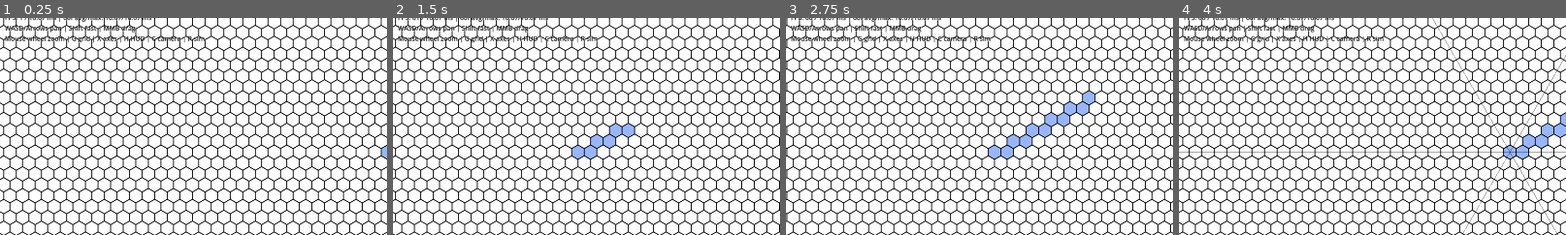
Above: before the commit, frames 1-4 (left to right).
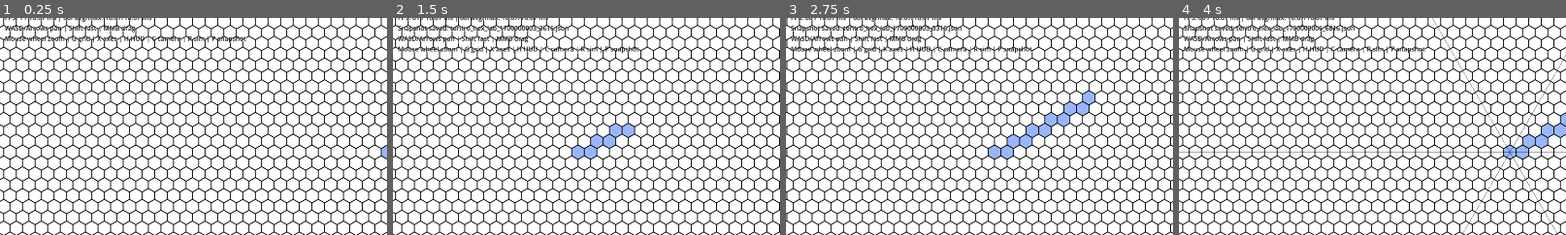
Above: after the commit, the same moments.

Repository: Kanturna/teritro
Game: Godot game, scene res://scenes/hex_lab.tscn
Two runs of this game, one before a commit and one after it. Both use one fixed random seed, a clock stepped at 60 frames per second and the inputs below.
Inputs (mouse positions are % of the whole screen's width and height, from its top left):
- Up to frame 1 (0.25 s): no input
- Up to frame 2 (1.5 s): tap Enter at 0.5 s; move the mouse to (72, 45) at 0.52 s; hold D 0.53-1.25 s; tap P at 0.6 s; click (72, 45) at 0.67 s; drag from (30, 55) to (45, 70) at 1.27 s
- Up to frame 3 (2.75 s): tap Space at 2 s; move the mouse to (60, 28) at 2.02 s; hold D from 2.03 s (still down); tap C at 2.1 s; click (60, 28) at 2.17 s; tap P at 2.3 s
- Up to frame 4 (4 s): release D at 2.75 s; drag from (45, 70) to (20, 35) at 2.77 s; tap Enter at 3.5 s; move the mouse to (80, 65) at 3.52 s; hold A from 3.53 s (still down); tap X at 3.6 s; click (80, 65) at 3.67 s; tap P at 3.8 s
The pictures show only the part of the screen within x 0-50%, y 19-69%; the shares and areas given below are measured in that part.

The runs differ from the first frame. In frame 1, 0.1% of the frame differs, in the area x 53-64%, y 8-12%; in frame 2, 2.3%, in the area x 1-64%, y 3-17%; in frame 3, 2.3%; in frame 4, 2.2%.

Commit message:
perf(debug): add performance snapshots and calibrate grid cap
WHAT:
- Add DebugOverlay snapshot capture and JSON save support under user://debug_snapshots.
- Add P hotkey and HUD feedback for snapshot save/failure in HexLab.
- Lower full_grid_candidate_limit from 6000 to 3000 and use visible map cells for cap decisions.
- Add headless tests for snapshot roundtrip, live provider metrics, P hotkey, and grid-cap behavior.
- Add Slice 8.2 plan and update STATUS, NEXT_STEPS, DECISIONS, and FINDINGS.

WHY:
- User testing showed territory rendering is stable after Slice 8, but grid-on Full-LOD movement still drops hard around 5300 candidates.
- Future performance reviews need reproducible JSON evidence instead of screenshots and remembered FPS values.

IMPACT:
- Performance states can be captured as structured snapshot files.
- Default zoom still shows the grid, while larger Full-LOD debug-grid views are hidden earlier by cap.
- Debug-grid behavior remains separate from future terrain/world rendering.

VALIDATION:
- Godot headless hex_grid_math_test.gd passed.
- Godot headless territory_sim_test.gd passed.
- Godot headless hex_debug_metrics_test.gd passed.
- Godot headless hex_lab_smoke_test.gd passed.
- git diff --check passed.

DOCS:
- Added docs/PLAN_SLICE_8_2.md.
- Updated STATUS.md, NEXT_STEPS.md, DECISIONS.md, and FINDINGS.md.

RISKS:
- Manual Godot editor measurement is still deferred.
- Grid renderer architecture remains deferred; this slice only adds measurement and conservative cap protection.

FOLLOW-UP:
- Use snapshots to measure grid off/on behavior at about 500, 1000, and 2000 owned cells.
- Decide later whether grid needs shader, chunked mesh, TileMapLayer, or another non-_draw render path.

Diff:
--- a/src/debug/debug_overlay.gd
+++ b/src/debug/debug_overlay.gd
@@ -2,6 +2,8 @@
 class_name DebugOverlay
 
 const HISTORY_SIZE := 60
+const SNAPSHOT_SCHEMA_VERSION := 1
+const SNAPSHOT_DIR := "user://debug_snapshots"
 
 enum DetailMode {
 	COMPACT,
@@ -12,6 +14,8 @@
 var _detail_mode := DetailMode.COMPACT
 var _frame_ms_history: Array[float] = []
 var _renderer_draw_ms_history: Array[float] = []
+var _last_snapshot_path := ""
+var _last_snapshot_status := "none"
 
 
 func register_provider(provider_name: String, provider: Object) -> void:
@@ -46,6 +50,45 @@
 		_push_sample(_renderer_draw_ms_history, float(renderer_metrics["draw_ms"]))
 
 
+func capture_snapshot(label: String, context: Dictionary) -> Dictionary:
+	return {
+		"version": SNAPSHOT_SCHEMA_VERSION,
+		"label": label,
+		"timestamp_unix": Time.get_unix_time_from_system(),
+		"overlay": _make_json_safe(get_debug_metrics()),
+		"providers": _capture_provider_metrics(),
+		"context": _make_json_safe(context),
+	}
+
+
+func save_snapshot(snapshot: Dictionary) -> String:
+	var dir_error := DirAccess.make_dir_recursive_absolute(SNAPSHOT_DIR)
+	if dir_error != OK:
+		_last_snapshot_path = ""
+		_last_snapshot_status = "failed: mkdir %d" % dir_error
+		return ""
+
+	var label := _sanitize_label(str(snapshot.get("label", "snapshot")))
+	var timestamp := int(snapshot.get("timestamp_unix", Time.get_unix_time_from_system()))
+	var path := "%s/teritro_%s_%d_%d.json" % [
+		SNAPSHOT_DIR,
+		label,
+		timestamp,
+		Time.get_ticks_msec(),
+	]
+	var file := FileAccess.open(path, FileAccess.WRITE)
+	if file == null:
+		var open_error := FileAccess.get_open_error()
+		_last_snapshot_path = ""
+		_last_snapshot_status = "failed: open %d" % open_error
+		return ""
+
+	file.store_string(JSON.stringify(_make_json_safe(snapshot), "\t"))
+	_last_snapshot_path = path
+	_last_snapshot_status = "saved"
+	return path
+
+
 func get_provider_metrics(provider_name: String) -> Dictionary:
 	if not _providers.has(provider_name):
 		return {}
@@ -63,6 +106,8 @@
 		"frame_ms": _history_stats(_frame_ms_history),
 		"renderer_draw_ms": _history_stats(_renderer_draw_ms_history),
 		"providers": _providers.keys(),
+		"last_snapshot_path": _last_snapshot_path,
+		"last_snapshot_status": _last_snapshot_status,
 	}
 
 
@@ -96,3 +141,53 @@
 		"avg": total / float(history.size()),
 		"max": max_value,
 	}
+
+
+func _capture_provider_metrics() -> Dictionary:
+	var metrics := {}
+	for provider_name in _providers.keys():
+		metrics[str(provider_name)] = _make_json_safe(get_provider_metrics(provider_name))
+	return metrics
+
+
+func _make_json_safe(value):
+	match typeof(value):
+		TYPE_NIL, TYPE_BOOL, TYPE_INT, TYPE_FLOAT, TYPE_STRING:
+			return value
+		TYPE_STRING_NAME:
+			return String(value)
+		TYPE_VECTOR2, TYPE_VECTOR2I:
+			return [value.x, value.y]
+		TYPE_COLOR:
+			return [value.r, value.g, value.b, value.a]
+		TYPE_DICTIONARY:
+			var safe_dict := {}
+			for key in value.keys():
+				safe_dict[str(key)] = _make_json_safe(value[key])
+			return safe_dict
+		TYPE_ARRAY, TYPE_PACKED_STRING_ARRAY, TYPE_PACKED_INT32_ARRAY, TYPE_PACKED_INT64_ARRAY, \
+		TYPE_PACKED_FLOAT32_ARRAY, TYPE_PACKED_FLOAT64_ARRAY, TYPE_PACKED_VECTOR2_ARRAY, \
+		TYPE_PACKED_VECTOR3_ARRAY, TYPE_PACKED_COLOR_ARRAY:
+			var safe_array := []
+			for item in value:
+				safe_array.append(_make_json_safe(item))
+			return safe_array
+		_:
+			return str(value)
+
+
+func _sanitize_label(label: String) -> String:
+	var clean := label.strip_edges().to_lower()
+	if clean.is_empty():
+		return "snapshot"
+
+	var result := ""
+	for index in range(clean.length()):
+		var character := clean[index]
+		if character.is_valid_identifier() or character.is_valid_int():
+			result += character
+		elif character in ["-", "_"]:
+			result += character
+		else:
+			result += "_"
+	return result
--- a/src/rendering/hex_map_renderer.gd
+++ b/src/rendering/hex_map_renderer.gd
@@ -24,7 +24,7 @@
 @export var grid_line_antialiased := false
 @export var grid_line_auto_antialias := true
 @export var grid_antialias_line_point_limit := 40000
-@export var full_grid_candidate_limit := 6000
+@export var full_grid_candidate_limit := 3000
 @export var debug_axis_visible := false:
 	set(value):
 		debug_axis_visible = value
@@ -601,9 +601,15 @@
 
 func _estimate_full_grid_candidate_count() -> int:
 	var bounds := _get_visible_axial_bounds()
-	var q_count := bounds.end.x - bounds.position.x + 1
-	var r_count := bounds.end.y - bounds.position.y + 1
-	return maxi(0, q_count * r_count)
+	var visible_rect := _get_visible_local_rect()
+	var count := 0
+	for q in range(bounds.position.x, bounds.end.x + 1):
+		for r in range(bounds.position.y, bounds.end.y + 1):
+			var coord := Vector2i(q, r)
+			var center: Vector2 = HexGridMath.axial_to_world(coord, hex_radius)
+			if _is_inside_map(coord) and _hex_rect_intersects_view(center, visible_rect):
+				count += 1
+	return count
 
 
 func _elapsed_ms(start_usec: int) -> float:
--- a/src/scenes/hex_lab.gd
+++ b/src/scenes/hex_lab.gd
@@ -3,6 +3,7 @@
 const TerritorySim = preload("res://src/sim/territory_sim.gd")
 const TEST_COLONY_ID := 1
 const TEST_COLONY_START := Vector2i.ZERO
+const SNAPSHOT_MESSAGE_DURATION := 3.0
 
 @export var camera_base_speed := 700.0
 @export var camera_fast_multiplier := 3.0
@@ -28,6 +29,8 @@
 var _last_camera_position := Vector2.INF
 var _last_camera_zoom := Vector2.INF
 var _last_renderer_lod := ""
+var _snapshot_message := ""
+var _snapshot_message_remaining := 0.0
 
 
 func _ready() -> void:
@@ -44,6 +47,7 @@
 	_handle_keyboard_pan(delta)
 	_smooth_zoom(delta)
 	_redraw_when_camera_changes()
+	_update_snapshot_message(delta)
 	var frame_ms := delta * 1000.0
 	_debug_overlay.sample_frame(frame_ms)
 	_update_hud(frame_ms)
@@ -68,6 +72,8 @@
 			_debug_overlay.toggle_detail_mode()
 		elif event.keycode == KEY_R:
 			_reset_sim()
+		elif event.keycode == KEY_P:
+			_capture_debug_snapshot()
 
 
 func _handle_mouse_button(event: InputEventMouseButton) -> void:
@@ -141,6 +147,45 @@
 	_renderer.set_territory_snapshot(_sim.get_render_snapshot(), _colony_colors)
 
 
+func _capture_debug_snapshot() -> void:
+	var snapshot: Dictionary = _debug_overlay.capture_snapshot(
+		"hex_lab",
+		_build_snapshot_context()
+	)
+	var path: String = _debug_overlay.save_snapshot(snapshot)
+	if path.is_empty():
+		var overlay_metrics: Dictionary = _debug_overlay.get_debug_metrics()
+		_snapshot_message = "Snapshot failed: %s" % overlay_metrics["last_snapshot_status"]
+	else:
+		_snapshot_message = "Snapshot saved: %s" % path.get_file()
+	_snapshot_message_remaining = SNAPSHOT_MESSAGE_DURATION
+
+
+func _build_snapshot_context() -> Dictionary:
+	var renderer_metrics: Dictionary = _renderer.get_debug_metrics()
+	var sim_metrics: Dictionary = _sim.get_debug_metrics()
+	return {
+		"camera_position": _camera.position,
+		"camera_zoom": _camera.zoom.x,
+		"viewport_size": get_viewport_rect().size,
+		"grid_visible": renderer_metrics["grid_visible"],
+		"grid_status": _get_grid_status(renderer_metrics),
+		"lod": _renderer.get_current_lod_mode(),
+		"map_radius": _renderer.map_radius,
+		"owned_cells_total": sim_metrics["owned_cells_total"],
+		"auto_step_interval": auto_step_interval,
+	}
+
+
+func _update_snapshot_message(delta: float) -> void:
+	if _snapshot_message_remaining <= 0.0:
+		return
+
+	_snapshot_message_remaining = maxf(0.0, _snapshot_message_remaining - delta)
+	if _snapshot_message_remaining == 0.0:
+		_snapshot_message = ""
+
+
 func _redraw_when_camera_changes() -> void:
 	var current_lod: String = _renderer.get_current_lod_mode()
 	var lod_changed: bool = current_lod != _last_renderer_lod
@@ -165,14 +210,7 @@
 	var overlay_metrics: Dictionary = _debug_overlay.get_debug_metrics()
 	var frame_stats: Dictionary = overlay_metrics["frame_ms"]
 	var draw_stats: Dictionary = overlay_metrics["renderer_draw_ms"]
-	var grid_status := "off"
-	if metrics["grid_visible"]:
-		if metrics["cell_grid_drawn"]:
-			grid_status = "drawn"
-		elif metrics["grid_suppressed_by_limit"]:
-			grid_status = "hidden by cap"
-		else:
-			grid_status = "hidden by LOD"
+	var grid_status := _get_grid_status(metrics)
 	var aa_status := "on" if metrics["grid_line_effective_antialiased"] else "off"
 	if metrics["grid_line_auto_antialias"] and not metrics["grid_line_antialiased"]:
 		aa_status = "auto-on" if metrics["grid_line_effective_antialiased"] else "auto-off"
@@ -269,9 +307,22 @@
 			]
 		)
 
+	if not _snapshot_message.is_empty():
+		text += "%s\n" % _snapshot_message
+
 	text += (
 		"WASD/Arrows pan | Shift fast | MMB drag\n"
-		+ "Mouse wheel zoom | G grid | X axes | H HUD | C camera | R sim"
+		+ "Mouse wheel zoom | G grid | X axes | H HUD | C camera | R sim | P snapshot"
 	)
 
 	_stats_label.text = text
+
+
+func _get_grid_status(metrics: Dictionary) -> String:
+	if not metrics["grid_visible"]:
+		return "off"
+	if metrics["cell_grid_drawn"]:
+		return "drawn"
+	if metrics["grid_suppressed_by_limit"]:
+		return "hidden by cap"
+	return "hidden by LOD"
--- a/tests/headless/hex_debug_metrics_test.gd
+++ b/tests/headless/hex_debug_metrics_test.gd
@@ -34,6 +34,8 @@
 	_assert_eq(frame_stats["samples"], 2, "frame history sample count")
 	_assert_eq(frame_stats["min"], 16.0, "frame history min")
 	_assert_eq(frame_stats["max"], 20.0, "frame history max")
+	_assert_eq(overlay_metrics.has("last_snapshot_path"), true, "overlay snapshot path metric")
+	_assert_eq(overlay_metrics.has("last_snapshot_status"), true, "overlay snapshot status metric")
 
 	var metrics: Dictionary = renderer.get_debug_metrics()
 	for key in [
@@ -127,6 +129,7 @@
 	await _assert_owned_cell_batch_path(renderer, camera)
 	await _assert_multimesh_preserves_per_colony_color(renderer)
 	_assert_grid_candidate_cap(renderer, camera)
+	_assert_snapshot_roundtrip(scene, debug_overlay, camera)
 
 	if _failures.is_empty():
 		print("Hex debug metrics tests passed.")
@@ -212,8 +215,14 @@
 func _assert_grid_candidate_cap(renderer: Node, camera: Camera2D) -> void:
 	camera.zoom = Vector2.ONE
 	renderer.grid_visible = true
-	renderer.full_grid_candidate_limit = 6000
+	renderer.full_grid_candidate_limit = 3000
 	_assert_eq(renderer.will_draw_cell_grid(), true, "default zoom under grid candidate cap")
+
+	camera.zoom = Vector2.ONE * 0.87
+	_assert_eq(renderer.will_draw_cell_grid(), false, "problem zoom over grid candidate cap")
+	var capped_metrics: Dictionary = renderer.get_debug_metrics()
+	_assert_eq(capped_metrics["grid_suppressed_by_limit"], true, "problem zoom grid suppressed metric")
+	_assert_true(capped_metrics["estimated_full_grid_candidates"] > 3000, "problem zoom candidate count")
 
 	renderer.full_grid_candidate_limit = 1
 	_assert_eq(renderer.will_draw_cell_grid(), false, "low grid candidate cap suppresses full grid")
@@ -222,7 +231,50 @@
 	_assert_eq(metrics["full_grid_candidate_limit"], 1, "grid cap metric")
 	_assert_true(metrics["estimated_full_grid_candidates"] > 1, "estimated grid candidate count")
 
-	renderer.full_grid_candidate_limit = 6000
+	renderer.full_grid_candidate_limit = 3000
+
+
+func _assert_snapshot_roundtrip(scene: Node, debug_overlay: Node, camera: Camera2D) -> void:
+	var sim = scene._sim
+	sim.step_colony(1)
+	var context := {
+		"camera_position": camera.position,
+		"camera_zoom": camera.zoom.x,
+		"viewport_size": root.size,
+		"grid_status": "test",
+	}
+	var snapshot: Dictionary = debug_overlay.capture_snapshot("roundtrip", context)
+	_assert_eq(snapshot["version"], 1, "snapshot schema version")
+	_assert_eq(snapshot["providers"].has("renderer"), true, "snapshot renderer provider")
+	_assert_eq(snapshot["providers"].has("simulation"), true, "snapshot simulation provider")
+	_assert_true(
+		snapshot["providers"]["simulation"]["placements_total"] >= 1,
+		"snapshot reflects real simulation state"
+	)
+
+	var json_text := JSON.stringify(snapshot)
+	var parsed_direct = JSON.parse_string(json_text)
+	_assert_eq(parsed_direct["version"], 1, "snapshot serializes to JSON")
+
+	var path: String = debug_overlay.save_snapshot(snapshot)
+	_assert_true(not path.is_empty(), "snapshot save path")
+	_assert_true(path.begins_with("user://debug_snapshots/"), "snapshot saves under user path")
+	_assert_true(FileAccess.file_exists(path), "snapshot file exists")
+
+	var file_content := FileAccess.get_file_as_string(path)
+	var parsed = JSON.parse_string(file_content)
+	_assert_eq(parsed["version"], 1, "saved snapshot version")
+	_assert_true(
+		is_equal_approx(float(parsed["context"]["camera_zoom"]), float(context["camera_zoom"])),
+		"saved snapshot camera zoom"
+	)
+	_assert_eq(parsed["providers"].has("renderer"), true, "saved snapshot renderer provider")
+	_assert_eq(parsed["providers"].has("simulation"), true, "saved snapshot simulation provider")
+	_assert_true(
+		parsed["providers"]["simulation"]["placements_total"] >= 1,
+		"saved snapshot preserves simulation metrics"
+	)
+	_remove_snapshot_file(path)
 
 
 func _owned_cells_snapshot(radius: int) -> Dictionary:
@@ -232,6 +284,12 @@
 	return owners
 
 
+func _remove_snapshot_file(path: String) -> void:
+	var dir := DirAccess.open("user://debug_snapshots")
+	if dir != null:
+		dir.remove(path.get_file())
+
+
 func _assert_eq(actual, expected, label: String) -> void:
 	if actual != expected:
 		_failures.append("%s: expected %s, got %s" % [label, expected, actual])
--- a/tests/headless/hex_lab_smoke_test.gd
+++ b/tests/headless/hex_lab_smoke_test.gd
@@ -62,6 +62,24 @@
 	_assert_eq(sim_metrics["owned_cells_total"], 1, "R reset restores starter ownership")
 	_assert_eq(sim_metrics["placements_total"], 0, "R reset clears placements")
 	_assert_eq(renderer.get_debug_metrics()["owned_cells_total"], 1, "R reset updates renderer snapshot")
+
+	_send_key(scene, KEY_P)
+	scene._process(0.016)
+	await process_frame
+	var overlay_metrics: Dictionary = debug_overlay.get_debug_metrics()
+	_assert_eq(overlay_metrics["last_snapshot_status"], "saved", "P saves debug snapshot")
+	_assert_true(
+		str(overlay_metrics["last_snapshot_path"]).begins_with("user://debug_snapshots/"),
+		"P snapshot uses user path"
+	)
+	_assert_true(
+		FileAccess.file_exists(overlay_metrics["last_snapshot_path"]),
+		"P snapshot file exists"
+	)
+	_remove_snapshot_file(overlay_metrics["last_snapshot_path"])
+	var label: Label = scene.get_node("HUD/StatsLabel")
+	_assert_true(label.text.contains("P snapshot"), "HUD lists snapshot hotkey")
+	_assert_true(label.text.contains("Snapshot saved:"), "HUD confirms snapshot save")
 
 	var sim = scene._sim
 	var center := Vector2i(3, 0)
@@ -136,3 +154,9 @@
 	colony.last_placement_direction = last_placement_direction
 	colony.placements_total = maxi(0, cells.size() - 1)
 	colony.stalled = false
+
+
+func _remove_snapshot_file(path: String) -> void:
+	var dir := DirAccess.open("user://debug_snapshots")
+	if dir != null:
+		dir.remove(path.get_file())
Not shown, changed: docs/DECISIONS.md
Not shown, changed: docs/FINDINGS.md
Not shown, changed: docs/NEXT_STEPS.md
Not shown, added: docs/PLAN_SLICE_8_2.md
Not shown, changed: docs/STATUS.md
